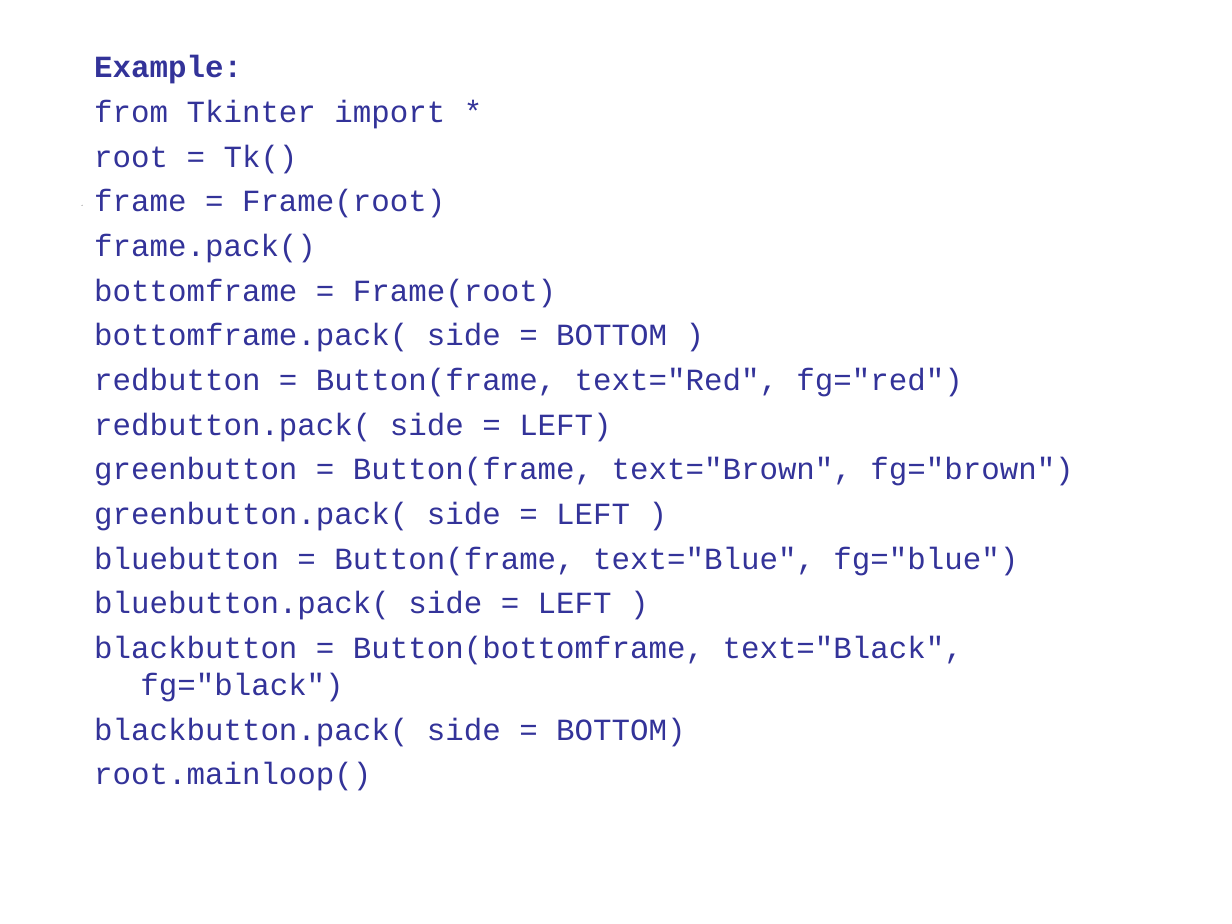
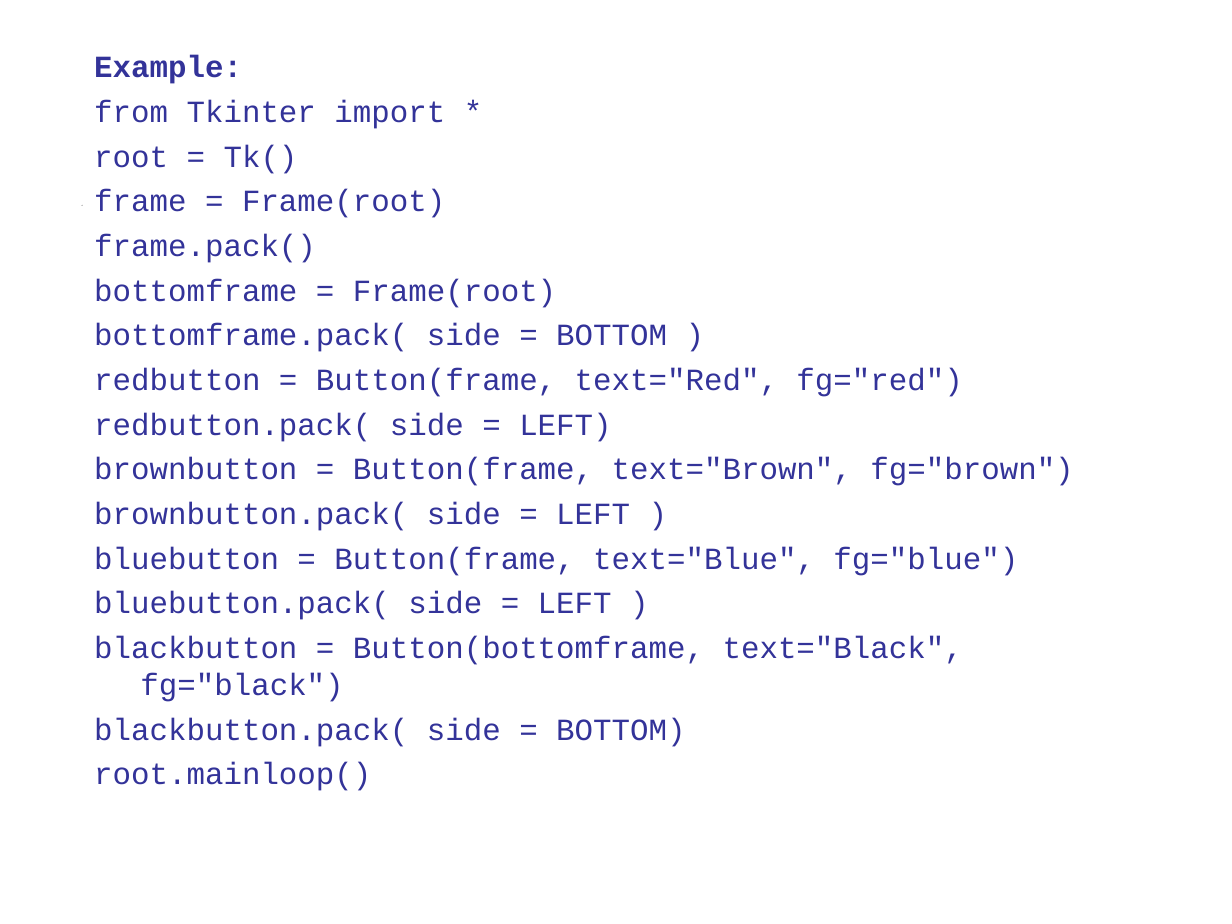
Before and after one commit to MosheOfer1/OOP_2026_TAs, a slide deck: slide 13 of TA11/GUI.ppt. Drawn at 1232x924 pixels with LibreOffice and Linux fonts; fonts in the diff are those of the drawing. Boxes give left, top, right and bottom in pixels: in the first picture for what was removed or moved away, otherwise in the second. Text is boxed around its words. In the diff, an @@ line names an element or a change of style, - is before the commit and + after.

```diff
--- a/TA11/GUI.ppt
+++ b/TA11/GUI.ppt
@@ text at (x1=94, y1=457, x2=1073, y2=531): text changed @@
-greenbutton = Button(frame, text="Brown", fg="brown")
-greenbutton.pack( side = LEFT )
+brownbutton = Button(frame, text="Brown", fg="brown")
+brownbutton.pack( side = LEFT )
```
